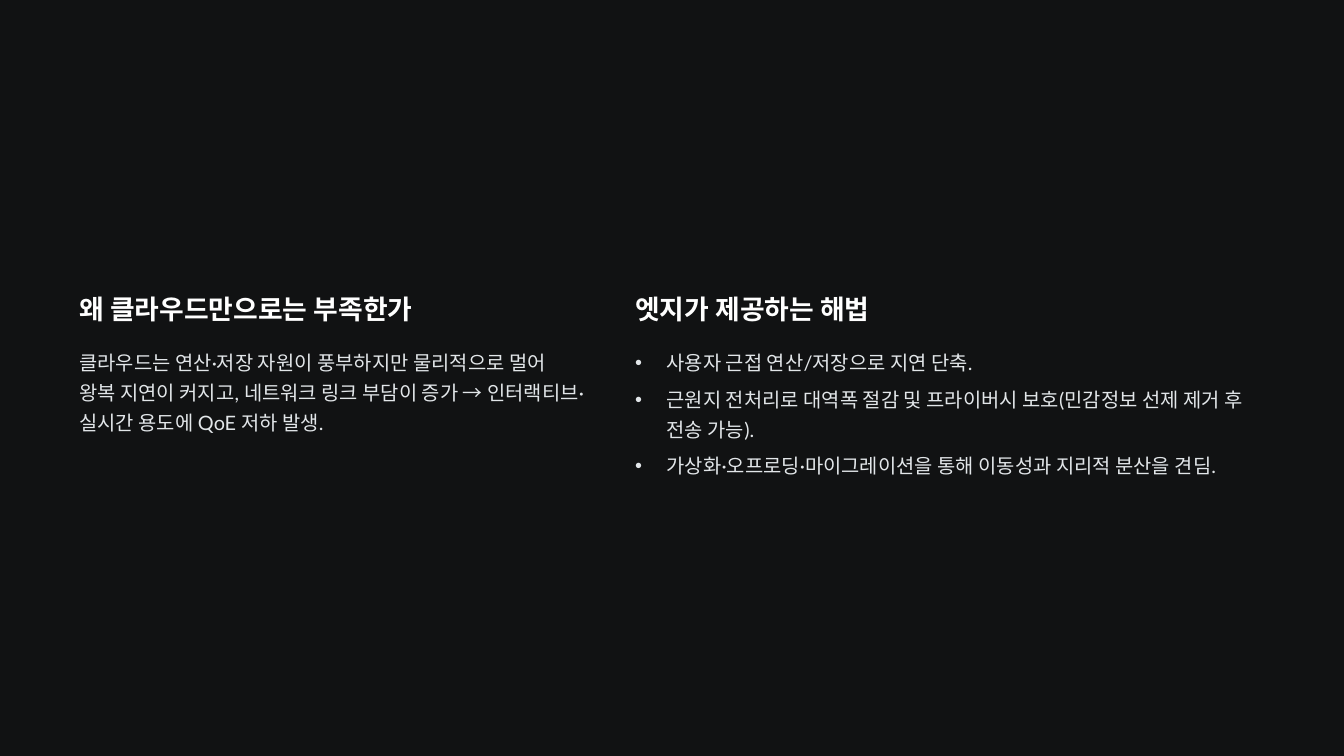
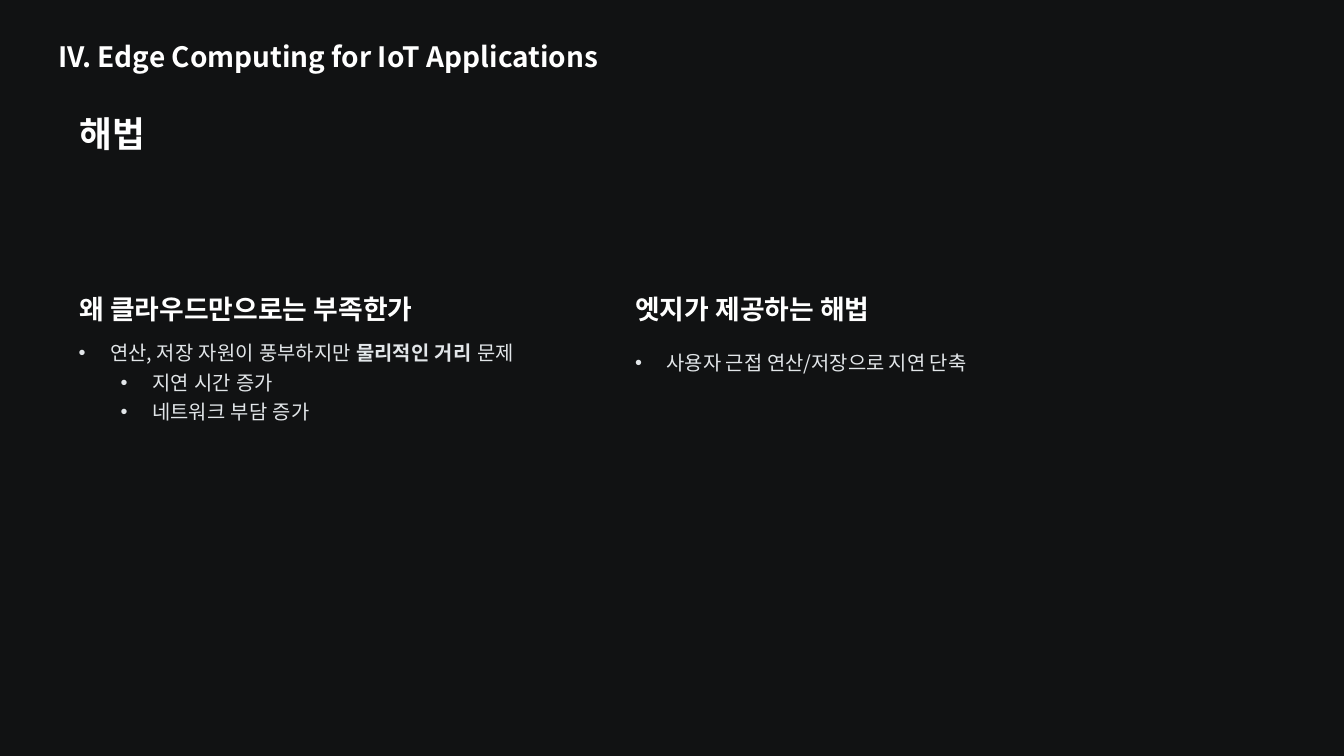
Before and after one commit to dhkeum9886/kmu-cloud-ai, a slide deck: slide 23 of 과제/Edge_Computing_for_the_Internet_of_Thing/Edge-Computing-for-the-Internet-of-Things-A-Case-Study.pptx (slide 21 before the commit). Drawn at 1344x756 pixels with LibreOffice and Linux fonts; fonts in the diff are those of the drawing. Boxes give left, top, right and bottom in pixels: in the first picture for what was removed or moved away, otherwise in the second. Text is boxed around its words. In the diff, an @@ line names an element or a change of style, - is before the commit and + after.

```diff
--- a/과제/Edge_Computing_for_the_Internet_of_Thing/Edge-Computing-for-the-Internet-of-Things-A-Case-Study.pptx
+++ b/과제/Edge_Computing_for_the_Internet_of_Thing/Edge-Computing-for-the-Internet-of-Things-A-Case-Study.pptx
@@ text added at (58,44,598,74), 24 pt, text #FFFFFF, bold @@
+IV. Edge Computing for IoT Applications
@@ text added at (79,117,144,150), 30.5 pt, text #FFFFFF, bold @@
+해법
@@ text at (110,343,514,421): text changed; font Lato to Noto Sans CJK KR @@
-클라우드는 연산·저장 자원이 풍부하지만 물리적으로 멀어 왕복 지연이 커지고, 네트워크 링크 부담이 증가 → 인터랙티브·실시간 용도에 QoE 저하 발생.
+• 연산, 저장 자원이 풍부하지만 물리적인 거리 문제
+  • 지연 시간 증가
+  • 네트워크 부담 증가
@@ text at (667,353,967,374): text changed; font Lato to Noto Sans CJK KR @@
-• 사용자 근접 연산/저장으로 지연 단축.
+• 사용자 근접 연산/저장으로 지연 단축
@@ text removed at (667,390,1242,440) @@
-• 근원지 전처리로 대역폭 절감 및 프라이버시 보호(민감정보 선제 제거 후 전송 가능).
@@ text removed at (667,456,1216,475) @@
-• 가상화·오프로딩·마이그레이션을 통해 이동성과 지리적 분산을 견딤.
```
Also in this commit, not shown: 23 other slides changed, 10 slides added, 7 slides removed, 3 other files.
